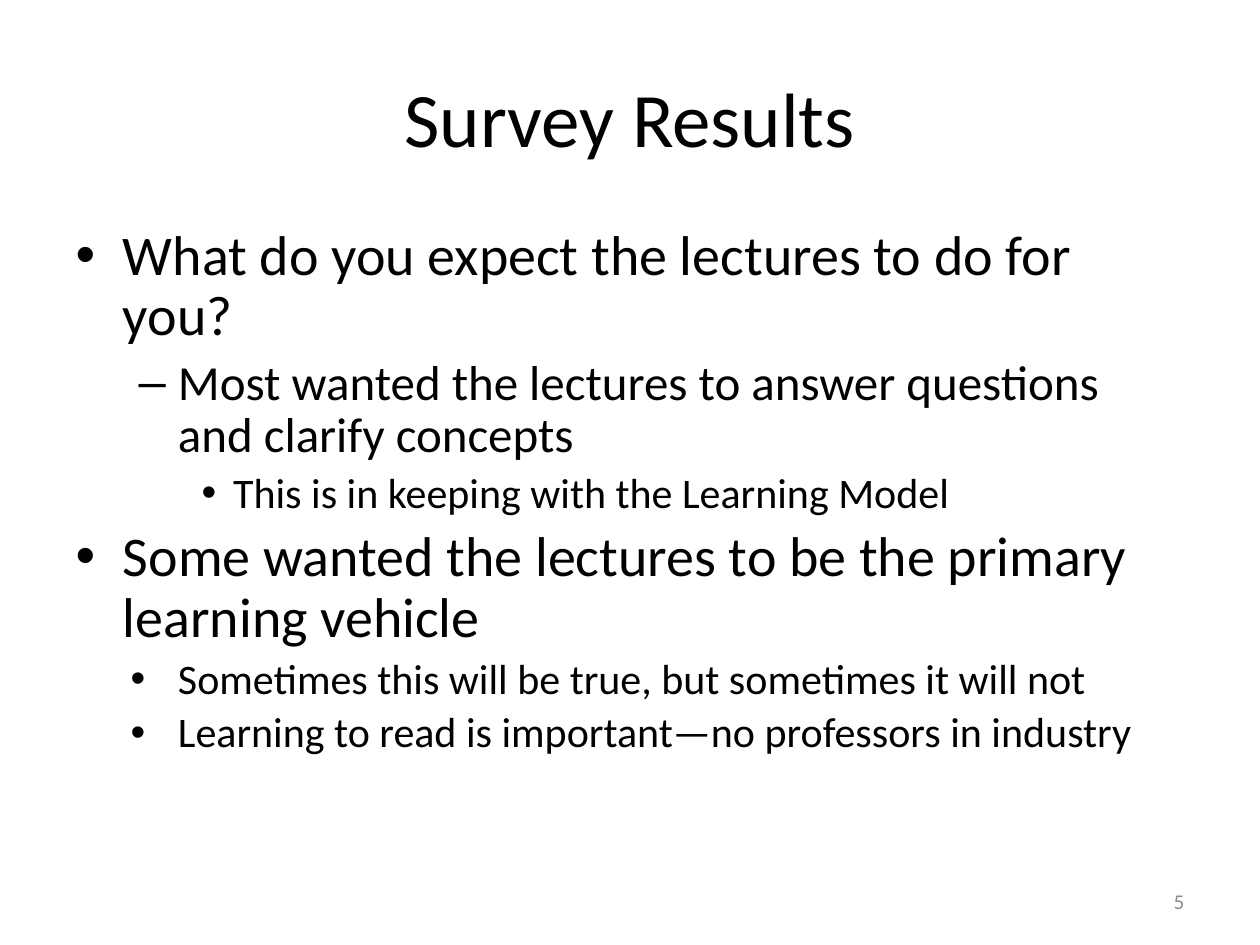
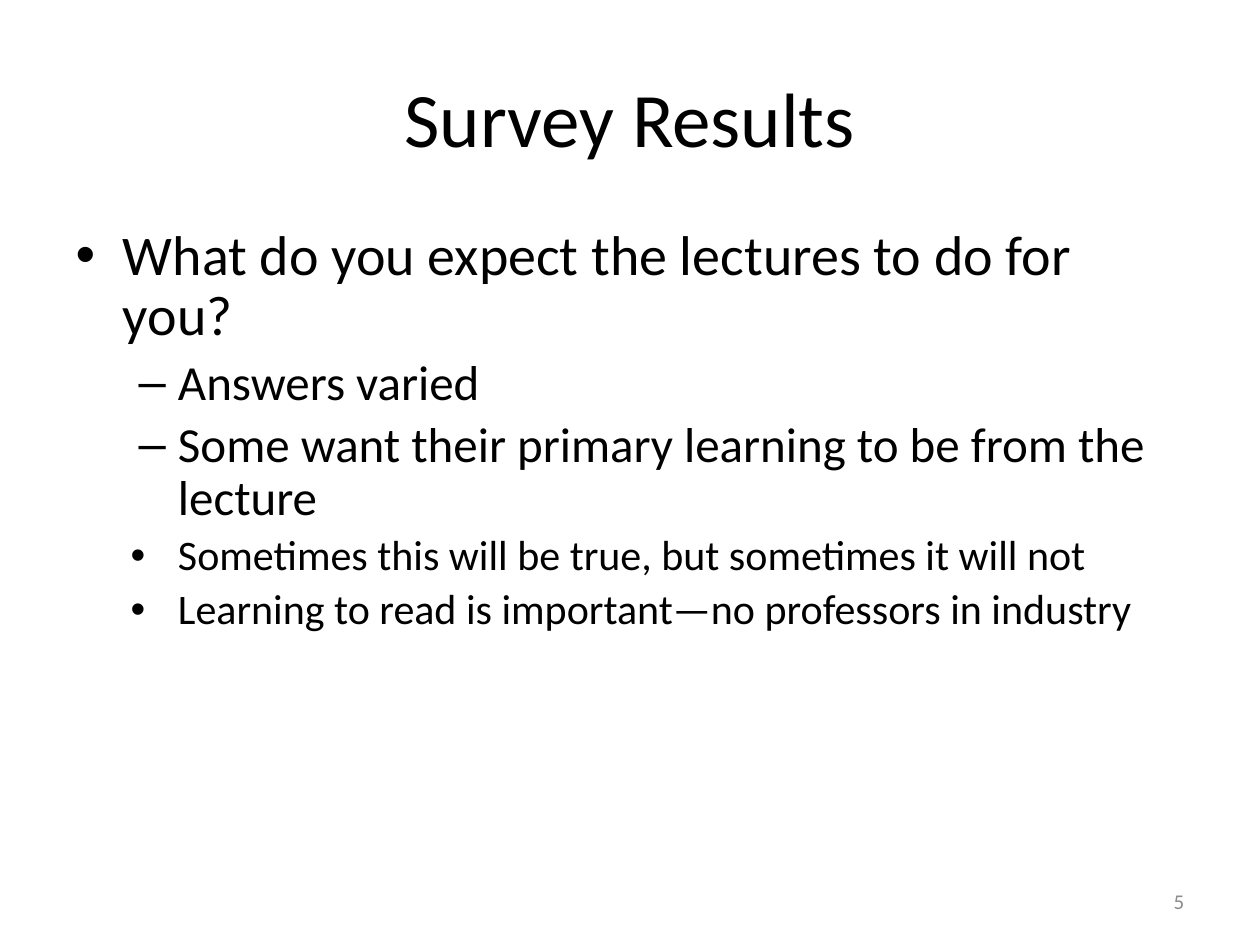
Before and after one commit to rtlines/PH223-Engineering-Physics, a slide deck: slide 5 of Slides/PH223_Lecture_01.pptx. Drawn at 1260x945 pixels with LibreOffice and Linux fonts; fonts in the diff are those of the drawing. Boxes give left, top, right and bottom in pixels: in the first picture for what was removed or moved away, otherwise in the second. Text is boxed around its words. In the diff, an @@ line names an element or a change of style, - is before the commit and + after.

```diff
--- a/Slides/PH223_Lecture_01.pptx
+++ b/Slides/PH223_Lecture_01.pptx
@@ text at (178,366,1144,516): text changed @@
-  – Most wanted the lectures to answer questions and clarify concepts
-    • This is in keeping with the Learning Model
-  • Some wanted the lectures to be the primary learning vehicle
+  – Answers varied
+  – Some want their primary learning to be from the lecture
```
Also in this commit, not shown: 6 other slides changed, 2 slides added, 10 other files.
